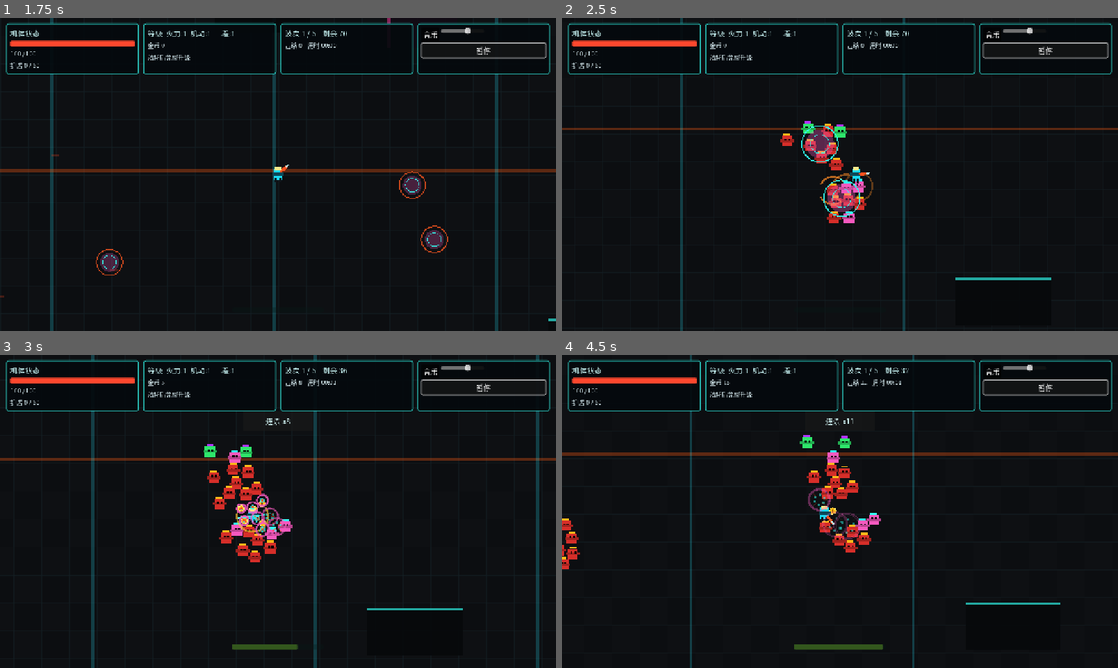
Above: before the commit, frames 1-4 (two rows, left to right).
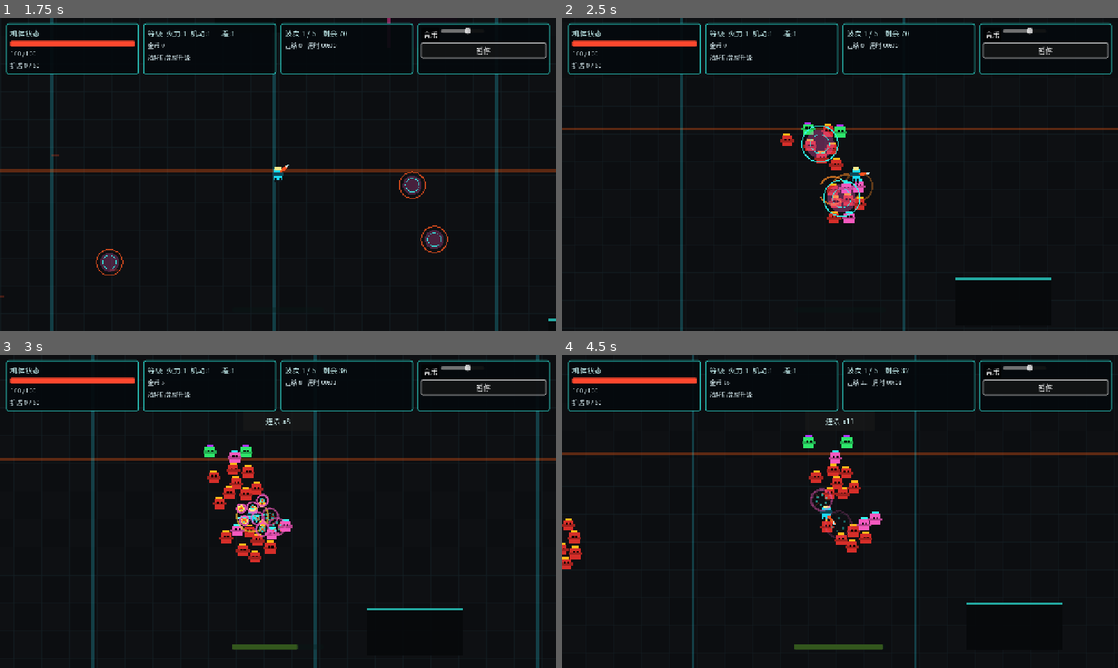
Above: after the commit, the same moments.

Repository: xiejiamincyq/2d-game
Game: Godot game, scene res://scenes/Main.tscn
The game is run twice, just before and just after one commit, with the same random seed, the same clock (stepped at 60 frames per second) and the same inputs.
Inputs (mouse positions are in pixels of both pictures, inside the frame that each line leads up to):
- Up to frame 1 (1.75 s): click "开始清剿" at 0.5 s; click "音乐" at 1.25 s
- Up to frame 2 (2.5 s): tap Enter at 2 s; move the mouse to (962, 158) at 2.02 s; hold D (move_right) from 2.03 s (still down); right-click (962, 158) at 2.1 s; tap Space at 2.27 s
- Up to frame 3 (3 s): move the mouse to (166, 527) at 2.77 s; release D (move_right) at 2.78 s; hold S (move_down) from 2.78 s (still down); right-click (166, 527) at 2.85 s
- Up to frame 4 (4.5 s): tap Space at 3.02 s; release S (move_down) at 3.5 s; click "继续" at 3.5 s; click "继续清剿" at 4.25 s

Frame 1 is identical in both runs. In frame 2, less than 0.1% of the frame differs, in the area x 43-46%, y 32-38%; in frame 3, less than 0.1%; in frame 4, 2.7%, in the area x 0-100%, y 0-100%.

Commit message:
feat: gate final wave behind independent boss

Diff:
--- /dev/null
+++ b/scripts/actors/OverseerBoss.gd
@@ -0,0 +1,153 @@
+extends CharacterBody2D
+class_name OverseerBoss
+
+signal died(boss: Node, coin_value: int, source: StringName)
+signal hit(source: StringName)
+signal health_changed(current: float, maximum: float, phase: int)
+signal damage_resolved(
+	boss: Node,
+	source: StringName,
+	amount: float,
+	world_position: Vector2,
+	direction: Vector2,
+	killed: bool
+)
+
+const DamageTypes = preload("res://scripts/components/DamageTypes.gd")
+const HealthComponentScript = preload("res://scripts/components/HealthComponent.gd")
+
+const DISPLAY_NAME := "深渊监工 / OVERSEER"
+const BODY_RADIUS := 56.0
+const VISUAL_RADIUS := 80.0
+const BASE_MAX_HEALTH := 3000.0
+const B1_PACING_PLACEHOLDER_SECONDS := 12.0
+const KEEP_DISTANCE_MIN := 210.0
+const KEEP_DISTANCE_MAX := 340.0
+const MOVE_SPEED := 46.0
+
+var body_radius := BODY_RADIUS
+var feedback_weight := 2
+var coin_value := 60
+var shield_drop_value := 30.0
+var health: Node
+var projectile_parent: Node
+var target_player: Node2D
+var world_bounds := Rect2()
+var flash_timer := 0.0
+var death_resolved := false
+
+func setup(_wave_index: int, projectiles: Node, target: Node2D = null) -> void:
+	projectile_parent = projectiles
+	target_player = target
+	health = HealthComponentScript.new()
+	health.max_health = BASE_MAX_HEALTH
+	health.health_changed.connect(_on_health_component_changed)
+	add_child(health)
+
+func _ready() -> void:
+	add_to_group(&"enemies")
+	add_to_group(&"bosses")
+	var collision := CollisionShape2D.new()
+	var circle := CircleShape2D.new()
+	circle.radius = body_radius
+	collision.shape = circle
+	add_child(collision)
+	queue_redraw()
+
+func _physics_process(delta: float) -> void:
+	if flash_timer > 0.0:
+		flash_timer = maxf(0.0, flash_timer - delta)
+		queue_redraw()
+	var player := get_target_player()
+	if player == null:
+		velocity = Vector2.ZERO
+		return
+	var to_player := player.global_position - global_position
+	var distance := to_player.length()
+	var direction := Vector2.ZERO
+	if distance > 0.01:
+		if distance < KEEP_DISTANCE_MIN:
+			direction = -to_player / distance
+		elif distance > KEEP_DISTANCE_MAX:
+			direction = to_player / distance
+		else:
+			direction = (to_player / distance).orthogonal() * 0.35
+	velocity = direction * MOVE_SPEED
+	move_and_slide()
+	_clamp_to_world_bounds()
+
+func get_target_player() -> Node2D:
+	if is_instance_valid(target_player):
+		return target_player
+	return get_tree().get_first_node_in_group(&"player") as Node2D
+
+func take_damage(
+	amount: float,
+	source: StringName = DamageTypes.GENERIC,
+	hit_direction: Vector2 = Vector2.ZERO
+) -> bool:
+	if health == null or death_resolved:
+		return false
+	var health_before: float = health.current_health
+	if not health.damage(amount):
+		return false
+	var resolved_source: StringName = DamageTypes.resolve(source)
+	var actual_damage := maxf(0.0, health_before - float(health.current_health))
+	var killed := float(health.current_health) <= 0.0
+	flash_timer = 0.08
+	queue_redraw()
+	damage_resolved.emit(self, resolved_source, actual_damage, global_position, hit_direction, killed)
+	hit.emit(resolved_source)
+	if killed:
+		_die(resolved_source)
+	return killed
+
+func get_phase() -> int:
+	if health == null or float(health.max_health) <= 0.0:
+		return 1
+	var ratio: float = float(health.current_health) / float(health.max_health)
+	if ratio > 0.70:
+		return 1
+	if ratio > 0.35:
+		return 2
+	return 3
+
+func get_feedback_weight() -> int:
+	return feedback_weight
+
+func _on_health_component_changed(current: float, maximum: float) -> void:
+	health_changed.emit(current, maximum, get_phase())
+
+func _die(source: StringName) -> void:
+	if death_resolved:
+		return
+	death_resolved = true
+	velocity = Vector2.ZERO
+	set_physics_process(false)
+	died.emit(self, coin_value, source)
+	queue_free()
+
+func _clamp_to_world_bounds() -> void:
+	if world_bounds.size == Vector2.ZERO:
+		return
+	var playable := world_bounds.grow(-body_radius)
+	global_position = global_position.clamp(playable.position, playable.end - Vector2(0.001, 0.001))
+
+func _draw() -> void:
+	var shell := Color("ffffff") if flash_timer > 0.0 else Color("101827")
+	var inner_shell := Color("061019")
+	var cyan := Color("33fff2")
+	var magenta := Color("f559bf")
+	var silhouette := PackedVector2Array()
+	for index in range(16):
+		var radius := VISUAL_RADIUS if index % 2 == 0 else VISUAL_RADIUS - 9.0
+		silhouette.append(Vector2.RIGHT.rotated(TAU * float(index) / 16.0) * radius)
+	draw_colored_polygon(silhouette, shell)
+	draw_circle(Vector2.ZERO, 58.0, inner_shell)
+	draw_arc(Vector2.ZERO, 69.0, 0.0, TAU, 48, Color(cyan, 0.88), 3.0)
+	draw_circle(Vector2.ZERO, 25.0, Color(magenta, 0.82))
+	draw_circle(Vector2.ZERO, 12.0, Color("240d31"))
+	for angle in [0.0, PI * 0.5, PI, PI * 1.5]:
+		var start := Vector2.RIGHT.rotated(angle) * 35.0
+		var finish := Vector2.RIGHT.rotated(angle) * 61.0
+		draw_line(start, finish, Color(cyan, 0.72), 5.0)
--- a/scripts/systems/WaveDirector.gd
+++ b/scripts/systems/WaveDirector.gd
@@ -14,9 +14,13 @@
 	direction: Vector2,
 	killed: bool
 )
+signal boss_spawned(boss: Node, display_name: String, maximum_health: float)
+signal boss_health_changed(current: float, maximum: float, phase: int)
+signal boss_defeated(boss: Node)
 signal victory
 
 const EnemyScript = preload("res://scripts/actors/Enemy.gd")
+const OverseerBossScript = preload("res://scripts/actors/OverseerBoss.gd")
 const SpawnPortalScript = preload("res://scripts/world/SpawnPortal.gd")
 
 const PORTAL_MIN_SAFE_DISTANCE := 260.0
@@ -27,6 +31,9 @@
 const PORTAL_ENEMY_SPAWN_INNER_RADIUS := 24.0
 const PORTAL_ENEMY_SPAWN_OUTER_RADIUS := 104.0
 const PORTAL_ENEMY_CLEARANCE := 5.0
+const BOSS_PORTAL_WARNING_SECONDS := 1.1
+const BOSS_PORTAL_BURST_SECONDS := 0.65
+const BOSS_PORTAL_SCALE := 1.8
 
 var enemy_parent: Node
 var projectile_parent: Node
@@ -46,13 +53,18 @@
 var active_portals: Array[Node] = []
 var portal_spawn_queues: Dictionary = {}
 var portal_spawn_timers: Dictionary = {}
+var active_boss: Node
+var boss_portal: Node
+var boss_entrance_started := false
+var boss_defeat_pending := false
+var boss_defeated_for_wave := false
 
 var waves: Array[Dictionary] = [
 	{"scrapper": 54, "dasher": 12, "spitter": 4, "bruiser": 0, "marksman": 0, "lobber": 0, "overseer": 0, "rate": 0.13},
 	{"scrapper": 66, "dasher": 18, "spitter": 8, "bruiser": 2, "marksman": 4, "lobber": 0, "overseer": 0, "rate": 0.105},
 	{"scrapper": 76, "dasher": 26, "spitter": 12, "bruiser": 3, "marksman": 7, "lobber": 4, "overseer": 0, "rate": 0.085},
 	{"scrapper": 94, "dasher": 34, "spitter": 15, "bruiser": 5, "marksman": 10, "lobber": 8, "overseer": 0, "rate": 0.07},
-	{"scrapper": 104, "dasher": 38, "spitter": 16, "bruiser": 6, "marksman": 12, "lobber": 10, "overseer": 1, "rate": 0.055},
+	{"scrapper": 104, "dasher": 38, "spitter": 16, "bruiser": 6, "marksman": 12, "lobber": 10, "overseer": 0, "rate": 0.055},
 ]
 
 func _ready() -> void:
@@ -74,6 +86,7 @@
 	active_portals.clear()
 	portal_spawn_queues.clear()
 	portal_spawn_timers.clear()
+	_reset_boss_tracking()
 	prepared_wave = false
 	wave_running = false
 	waiting_for_advance = false
@@ -93,12 +106,17 @@
 		return
 	if waiting_for_advance or prepared_wave or not wave_running:
 		return
+	if is_instance_valid(boss_portal):
+		_process_boss_entrance(delta)
+		return
 	if not active_portals.is_empty():
 		_process_portal_attack(delta)
 		return
+	if is_instance_valid(active_boss):
+		return
 	if spawn_queue.is_empty():
 		if active_enemies.is_empty():
-			_finish_current_wave()
+			_handle_combat_entities_cleared()
 		return
 	_process_spawn_timer(delta)
 
@@ -123,6 +141,7 @@
 		active = false
 		return false
 	spawn_queue.clear()
+	_reset_boss_tracking()
 	var wave := waves[wave_index]
 	for count in range(int(wave["scrapper"])):
 		spawn_queue.append(EnemyScript.EnemyKind.SCRAPPER)
@@ -221,12 +240,124 @@
 		portal_spawn_queues[portal_id] = queue
 		portal_spawn_timers[portal_id] = PORTAL_SPAWN_INTERVAL
 	if active_portals.is_empty() and active_enemies.is_empty() and spawn_queue.is_empty():
-		_finish_current_wave()
+		_handle_combat_entities_cleared()
 	else:
 		_emit_wave_status()
 
+func _handle_combat_entities_cleared() -> void:
+	if not wave_running or waiting_for_advance:
+		return
+	if not spawn_queue.is_empty() or not active_enemies.is_empty() or not active_portals.is_empty():
+		return
+	if is_instance_valid(boss_portal) or is_instance_valid(active_boss):
+		return
+	if wave_index == waves.size() - 1:
+		if boss_defeated_for_wave:
+			_finish_current_wave()
+		elif not boss_entrance_started:
+			_begin_boss_entrance()
+		return
+	_finish_current_wave()
+
+func _begin_boss_entrance() -> bool:
+	if (
+		boss_entrance_started
+		or boss_defeated_for_wave
+		or not wave_running
+		or wave_index != waves.size() - 1
+		or portal_parent == null
+		or not is_instance_valid(player)
+	):
+		return false
+	boss_entrance_started = true
+	var portal: Node = SpawnPortalScript.new()
+	portal.name = "OverseerEntrancePortal"
+	portal.scale = Vector2.ONE * BOSS_PORTAL_SCALE
+	portal.z_index = 4
+	portal.set_process(false)
+	portal_parent.add_child(portal)
+	portal.configure(sample_portal_position(player.global_position, spawn_rng), BOSS_PORTAL_WARNING_SECONDS, BOSS_PORTAL_BURST_SECONDS)
+	portal.burst_started.connect(_on_boss_portal_burst, CONNECT_ONE_SHOT)
+	portal.closed.connect(_on_boss_portal_closed, CONNECT_ONE_SHOT)
+	boss_portal = portal
+	_emit_wave_status()
+	return true
+
+func _process_boss_entrance(delta: float) -> void:
+	var portal := boss_portal
+	if not is_instance_valid(portal):
+		boss_portal = null
+		return
+	portal.advance(delta)
+
+func _on_boss_portal_burst(portal: Node) -> void:
+	if portal != boss_portal or is_instance_valid(active_boss) or boss_defeated_for_wave:
+		return
+	_spawn_boss_at(portal.global_position)
+
+func _spawn_boss_at(position: Vector2) -> Node:
+	if is_instance_valid(active_boss) or boss_defeated_for_wave or enemy_parent == null:
+		return null
+	var boss: Node = OverseerBossScript.new()
+	boss.world_bounds = world_bounds
+	boss.setup(wave_index + 1, projectile_parent, player as Node2D)
+	boss.died.connect(_on_boss_died)
+	boss.damage_resolved.connect(_forward_damage_resolved)
+	boss.tree_exiting.connect(_on_boss_tree_exiting.bind(boss), CONNECT_ONE_SHOT)
+	enemy_parent.add_child(boss)
+	var spawn_bounds := world_bounds.grow(-float(boss.body_radius)) if world_bounds.size != Vector2.ZERO else Rect2()
+	boss.global_position = position.clamp(spawn_bounds.position, spawn_bounds.end - Vector2(0.001, 0.001)) if spawn_bounds.size != Vector2.ZERO else position
+	boss.velocity = Vector2.ZERO
+	active_boss = boss
+	active_enemies.append(boss)
+	boss.health_changed.connect(_on_boss_health_changed)
+	boss_spawned.emit(boss, OverseerBossScript.DISPLAY_NAME, float(boss.health.max_health))
+	boss_health_changed.emit(float(boss.health.current_health), float(boss.health.max_health), int(boss.get_phase()))
+	_emit_wave_status()
+	return boss
+
+func _on_boss_health_changed(current: float, maximum: float, phase: int) -> void:
+	if not boss_defeat_pending and not boss_defeated_for_wave:
+		boss_health_changed.emit(current, maximum, phase)
+
+func _on_boss_died(boss: Node, dropped_coins: int, source: StringName) -> void:
+	if boss != active_boss or boss_defeat_pending or boss_defeated_for_wave:
+		return
+	boss_defeat_pending = true
+	_on_enemy_died(boss, dropped_coins, source)
+
+func _on_boss_tree_exiting(boss: Node) -> void:
+	active_enemies.erase(boss)
+	if boss == active_boss:
+		active_boss = null
+	if boss_defeat_pending and not boss_defeated_for_wave:
+		boss_defeat_pending = false
+		boss_defeated_for_wave = true
+		boss_defeated.emit(boss)
+	_emit_wave_status()
+	call_deferred("_handle_combat_entities_cleared")
+
+func _on_boss_portal_closed(portal: Node) -> void:
+	if portal == boss_portal:
+		boss_portal = null
+	portal.queue_free()
+	_emit_wave_status()
+	call_deferred("_handle_combat_entities_cleared")
+
+func _forward_damage_resolved(
+	resolved_enemy: Node,
+	source: StringName,
+	amount: float,
+	world_position: Vector2,
+	direction: Vector2,
+	killed: bool
+) -> void:
+	damage_resolved.emit(resolved_enemy, source, amount, world_position, direction, killed)
+
 func _finish_current_wave() -> void:
 	if waiting_for_advance or not wave_running:
+		return
+	if wave_index == waves.size() - 1 and not boss_defeated_for_wave:
 		return
 	_emit_wave_status()
 	wave_running = false
@@ -253,7 +384,7 @@
 	)
 
 func complete_final_wave() -> bool:
-	if not active or not waiting_for_advance or wave_index != waves.size() - 1:
+	if not active or not waiting_for_advance or wave_index != waves.size() - 1 or not boss_defeated_for_wave:
 		return false
 	waiting_for_advance = false
 	active = false
@@ -514,6 +645,9 @@
 func get_active_enemies() -> Array[Node]:
 	return active_enemies
 
+func get_active_boss() -> Node:
+	return active_boss if is_instance_valid(active_boss) else null
+
 func get_active_portal_count() -> int:
 	return active_portals.size()
 
@@ -521,5 +655,15 @@
 	var portal_remaining := 0
 	for queue in portal_spawn_queues.values():
 		portal_remaining += (queue as Array).size()
+	var boss_remaining := 1 if wave_index == waves.size() - 1 and (prepared_wave or wave_running) and not boss_defeated_for_wave else 0
 	var remaining := spawn_queue.size() + portal_remaining + active_enemies.size()
+	if boss_remaining > 0 and not is_instance_valid(active_boss):
+		remaining += boss_remaining
 	wave_changed.emit(wave_index + 1, waves.size(), remaining)
+
+func _reset_boss_tracking() -> void:
+	active_boss = null
+	boss_portal = null
+	boss_entrance_started = false
+	boss_defeat_pending = false
+	boss_defeated_for_wave = false
--- /dev/null
+++ b/scripts/tests/BossTest.gd
@@ -0,0 +1,127 @@
+extends SceneTree
+
+const DamageTypes = preload("res://scripts/components/DamageTypes.gd")
+const EnemyScript = preload("res://scripts/actors/Enemy.gd")
+const OverseerBossScript = preload("res://scripts/actors/OverseerBoss.gd")
+const WaveDirectorScript = preload("res://scripts/systems/WaveDirector.gd")
+
+var assertions := 0
+
+func _assert_true(condition: bool, message: String) -> bool:
+	assertions += 1
+	if condition:
+		return true
+	push_error("TEST FAIL: BossTest: " + message)
+	quit(1)
+	return false
+
+func _initialize() -> void:
+	var fixture := Node2D.new()
+	root.add_child(fixture)
+	var player := Node2D.new()
+	var enemies := Node2D.new()
+	var projectiles := Node2D.new()
+	var portals := Node2D.new()
+	fixture.add_child(player)
+	fixture.add_child(enemies)
+	fixture.add_child(projectiles)
+	fixture.add_child(portals)
+	player.global_position = Vector2.ZERO
+
+	var director: Node = WaveDirectorScript.new()
+	fixture.add_child(director)
+	director.set_process(false)
+	director.world_bounds = Rect2(-900.0, -600.0, 1800.0, 1200.0)
+	director.setup(player, enemies, projectiles, portals, false)
+	director.wave_index = director.waves.size() - 1
+	director.wave_running = true
+	director.active = true
+
+	var event_order: Array[String] = []
+	var spawned_bosses: Array[Node] = []
+	var health_events: Array[Array] = []
+	var defeated_count := [0]
+	var finished_count := [0]
+	var victory_count := [0]
+	director.boss_spawned.connect(func(boss: Node, _display_name: String, _maximum_health: float) -> void:
+		spawned_bosses.append(boss)
+		event_order.append("spawned")
+	)
+	director.boss_health_changed.connect(func(current: float, maximum: float, phase: int) -> void:
+		health_events.append([current, maximum, phase])
+	)
+	director.boss_defeated.connect(func(_boss: Node) -> void:
+		defeated_count[0] += 1
+		event_order.append("defeated")
+	)
+	director.wave_finished.connect(func(_summary: Dictionary) -> void:
+		finished_count[0] += 1
+		event_order.append("finished")
+	)
+	director.victory.connect(func() -> void:
+		victory_count[0] += 1
+		event_order.append("victory")
+	)
+
+	var regular_enemy := Node2D.new()
+	enemies.add_child(regular_enemy)
+	director.active_enemies.append(regular_enemy)
+	director._process(0.016)
+	if not _assert_true(not director.boss_entrance_started and director.boss_portal == null, "Boss entrance began before regular enemies were cleared"):
+		return
+	director.active_enemies.erase(regular_enemy)
+	regular_enemy.queue_free()
+	await process_frame
+
+	director._process(0.016)
+	if not _assert_true(director.boss_entrance_started and is_instance_valid(director.boss_portal), "final regular clear did not open the Boss entrance portal"):
+		return
+	if not _assert_true(director.boss_portal.scale.x >= 1.5 and spawned_bosses.is_empty(), "Boss portal was not visibly larger or spawned the Boss without warning"):
+		return
+	director._process(director.BOSS_PORTAL_WARNING_SECONDS - 0.01)
+	if not _assert_true(spawned_bosses.is_empty(), "Boss spawned before the entrance warning completed"):
+		return
+	director._process(0.02)
+	if not _assert_true(spawned_bosses.size() == 1 and director.get_active_boss() == spawned_bosses[0], "Boss did not spawn exactly once after the warning"):
+		return
+
+	var boss: Node = spawned_bosses[0]
+	if not _assert_true(boss.get_script() == OverseerBossScript and boss.get_script() != EnemyScript, "Boss still used the generic Enemy implementation"):
+		return
+	if not _assert_true(is_equal_approx(float(boss.body_radius), 56.0), "Boss collision radius did not match the independent large-body contract"):
+		return
+	var boss_playable: Rect2 = director.world_bounds.grow(-float(boss.body_radius))
+	if not _assert_true(boss_playable.has_point(boss.global_position), "Boss spawned outside the playable world bounds"):
+		return
+	if not _assert_true(not health_events.is_empty() and int(health_events[-1][2]) == 1, "Boss did not publish its initial health/phase contract"):
+		return
+
+	director._process(director.BOSS_PORTAL_BURST_SECONDS + 0.01)
+	director._process(1.0)
+	if not _assert_true(spawned_bosses.size() == 1, "Boss entrance created duplicate Boss instances"):
+		return
+	if not _assert_true(not director.complete_final_wave() and victory_count[0] == 0 and finished_count[0] == 0, "final victory was reachable while the Boss was alive"):
+		return
+
+	boss.take_damage(1.0, DamageTypes.PROJECTILE, Vector2.LEFT)
+	if not _assert_true(health_events.size() >= 2 and float(health_events[-1][0]) < float(health_events[-1][1]), "Boss damage did not flow through the public health contract"):
+		return
+	boss.take_damage(float(boss.health.max_health), DamageTypes.PROJECTILE, Vector2.LEFT)
+	await process_frame
+	await process_frame
+	director._process(0.016)
+	if not _assert_true(defeated_count[0] == 1 and not is_instance_valid(director.get_active_boss()), "Boss cleanup did not resolve exactly once"):
+		return
+	if not _assert_true(finished_count[0] == 1 and director.waiting_for_advance and victory_count[0] == 0, "Boss cleanup did not gate the final clear banner before victory"):
+		return
+	if not _assert_true(event_order.slice(0, 3) == ["spawned", "defeated", "finished"], "Boss lifecycle events were emitted out of order: %s" % [event_order]):
+		return
+	if not _assert_true(director.complete_final_wave() and victory_count[0] == 1 and not director.active, "cleared Boss wave did not resolve victory"):
+		return
+	if not _assert_true(not director.complete_final_wave() and victory_count[0] == 1 and event_order[-1] == "victory", "final victory resolved more than once"):
+		return
+
+	fixture.queue_free()
+	await process_frame
+	print("TEST PASS: BossTest %d" % assertions)
+	quit(0)
--- a/scripts/tests/Phase5CombatTest.gd
+++ b/scripts/tests/Phase5CombatTest.gd
@@ -1,6 +1,7 @@
 extends SceneTree
 
 const EnemyScript = preload("res://scripts/actors/Enemy.gd")
+const OverseerBossScript = preload("res://scripts/actors/OverseerBoss.gd")
 const WaveDirectorScript = preload("res://scripts/systems/WaveDirector.gd")
 
 var assertions := 0
@@ -23,13 +24,12 @@
 	for kind_name in ["MARKSMAN", "LOBBER", "OVERSEER"]:
 		if not _assert_true(EnemyScript.EnemyKind.has(kind_name), "enemy roster is missing %s" % kind_name):
 			return
-	var boss_kind := int(EnemyScript.EnemyKind.get("OVERSEER", -1))
 	for stage_index in range(director.waves.size()):
 		var stage: Dictionary = director.waves[stage_index]
 		var boss_count := int(stage.get("overseer", 0))
-		if not _assert_true(boss_count == (1 if stage_index == 4 else 0), "boss placement was invalid in stage %d" % (stage_index + 1)):
+		if not _assert_true(boss_count == 0, "independent Boss leaked into the regular spawn table in stage %d" % (stage_index + 1)):
 			return
-	if not _assert_true(boss_kind >= 0, "final boss kind was not registered"):
+	if not _assert_true(OverseerBossScript != EnemyScript, "final Boss did not use an independent script"):
 		return
 	# Standard-build pacing budget. Unit weights include expected aim/travel/TTK
 	# interaction time under the build curve; banners and four settlement choices
@@ -37,7 +37,7 @@
 	# contract prevents the five-stage table drifting outside 4:30-5:30.
 	var interaction_seconds := {
 		"scrapper": 0.28, "dasher": 0.24, "spitter": 0.65, "bruiser": 2.2,
-		"marksman": 0.85, "lobber": 1.2, "overseer": 12.0,
+		"marksman": 0.85, "lobber": 1.2,
 	}
 	var previous_stage_seconds := 0.0
 	var estimated_combat_seconds := 0.0
@@ -52,7 +52,8 @@
 			return
 		previous_stage_seconds = stage_seconds
 		estimated_combat_seconds += stage_seconds
-	var estimated_run_seconds := estimated_combat_seconds + 28.0 + 11.0
+	total_enemy_count += 1 # Independent Boss, outside the regular spawn table.
+	var estimated_run_seconds := estimated_combat_seconds + OverseerBossScript.B1_PACING_PLACEHOLDER_SECONDS + 28.0 + 11.0
 	if not _assert_true(total_enemy_count == 649, "five-stage content budget changed without pacing review"):
 		return
 	if not _assert_true(estimated_run_seconds >= 270.0 and estimated_run_seconds <= 330.0, "standard-build duration budget %.1fs escaped 4:30-5:30" % estimated_run_seconds):
--- a/scripts/tests/WaveTest.gd
+++ b/scripts/tests/WaveTest.gd
@@ -136,6 +136,10 @@
 		return
 	gated_director.spawn_queue.clear()
 	gated_director.active_enemies.clear()
+	# BossTest owns the entrance/death integration coverage. This wave-level
+	# probe starts at the stable point immediately after Boss cleanup.
+	gated_director.boss_entrance_started = true
+	gated_director.boss_defeated_for_wave = true
 	gated_director.victory.connect(func() -> void: victory_count[0] += 1)
 	gated_director._process(0.016)
 	gated_director._process(0.016)
Not shown, changed: scripts/tests/run_tests.ps1
Not shown, changed: tasks/boss-redesign-todo.md
